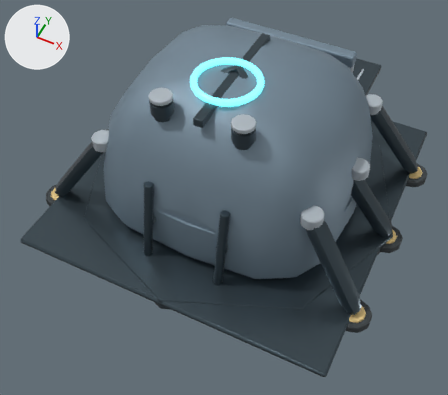
One commit to the FBX model unity/RogueCommandAssetAuthoring/Assets/RogueCommandExpansionSample/Models/ArachnidHexapodFactory.fbx: the scene before it, then after it.
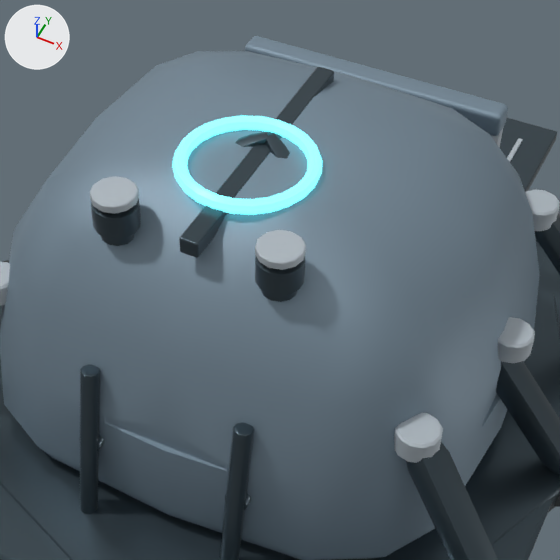
Each version appears first whole from a 50 mm camera at (4.72, -10.36, 12.4) aimed at (-0.06, -0.82, 0.47), and next in a close-up on the part from 23% to 85% of the width and 0% to 71% of the height. The axes (+X, +Y, +Z) are drawn at upper left. The lights are the same throughout. The first two pictures are the older version.

In view in the first close-up: 'ArachnidHexapodFactory_Batch_Emissive', 'ArachnidHexapodFactory_Batch_Gunmetal', 'ArachnidHexapodFactory_Batch_LightArmor', 'ArachnidHexapodFactory_Batch_PrimaryArmor' and 1 more.
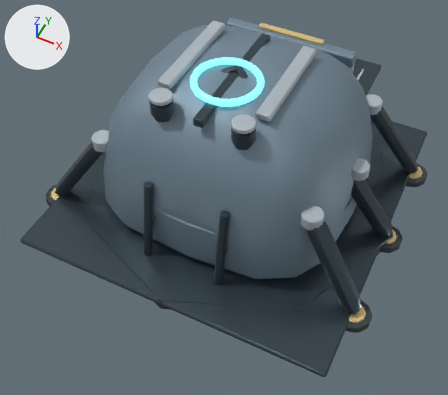
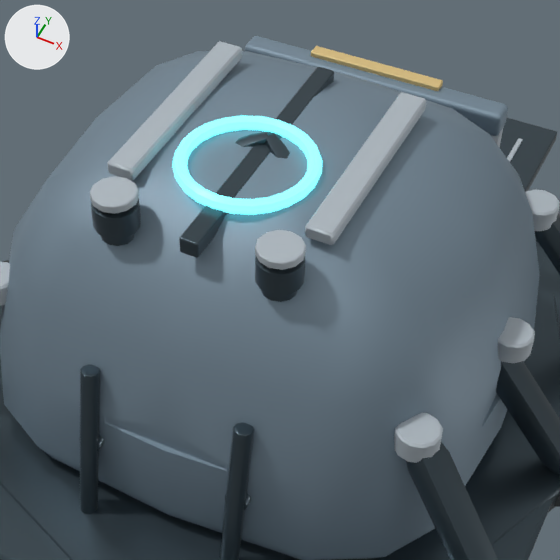
Where the newer file only moved an object's origin or applied its transform, the numbers keep the older frame.

Boxes [x1, y1, x2, y2] around the edits, measured in the close-ups (560 x 560 px):
'ArachnidHexapodFactory_Batch_LightArmor', reshaped: before [0, 129, 560, 463]; after [0, 41, 560, 463]
'ArachnidHexapodFactory_Batch_Warning', reshaped (not visible before): after [311, 46, 443, 91]
part 2 of me_cube_002, added: after [107, 41, 242, 181]
part 3 of me_cube_002, added: after [305, 92, 426, 245]

Diff of the bpy script that builds the scene:
```diff
--- a/unity/RogueCommandAssetAuthoring/Assets/RogueCommandExpansionSample/Models/ArachnidHexapodFactory.fbx.py
+++ b/unity/RogueCommandAssetAuthoring/Assets/RogueCommandExpansionSample/Models/ArachnidHexapodFactory.fbx.py
@@ me_cube_002 @@
 # used by ob_arachnidhexapodfactory_batch_lightarmor; location = (-1.62, 2.91, 1.55)
-me_cube_002.from_pydata(...)  # 480 vertices, 912 faces; spans x -1.63..4.87, y -5.21..3.41, z -1.34..2.75
+me_cube_002.from_pydata(...)  # 528 vertices, 1000 faces; spans x -1.63..4.87, y -5.21..3.41, z -1.34..2.75
+# me_cube_002 part 2: a new loose piece of 24 vertices spanning x 0.31..0.63, y -4.41..-1.81, z 2.52..2.68, in mat_arachnidhexapodfactory_lightarmor (light grey #b7c0c8)
+# me_cube_002 part 3: a new loose piece of 24 vertices spanning x 2.61..2.93, y -4.41..-1.81, z 2.52..2.68, in mat_arachnidhexapodfactory_lightarmor (light grey #b7c0c8)
 me_cube_002.materials.append(mat_arachnidhexapodfactory_lightarmor)
@@ me_cylinder_003 @@
 # used by ob_arachnidhexapodfactory_batch_warning; location = (-4.02, 2.46, 0.28)
-me_cylinder_003.from_pydata(...)  # 360 vertices, 696 faces; spans x -0.26..8.3, y -5.19..0.27, z -0.04..0.04
+me_cylinder_003.from_pydata(...)  # 384 vertices, 740 faces; spans x -0.26..8.3, y -5.19..0.63, z -0.04..2.87
+# me_cylinder_003 part 1: a new loose piece of 24 vertices spanning x 3.12..4.92, y 0.45..0.63, z 2.79..2.87, in mat_arachnidhexapodfactory_warning (beige #e9cd8c)
 me_cylinder_003.materials.append(mat_arachnidhexapodfactory_warning)
```
